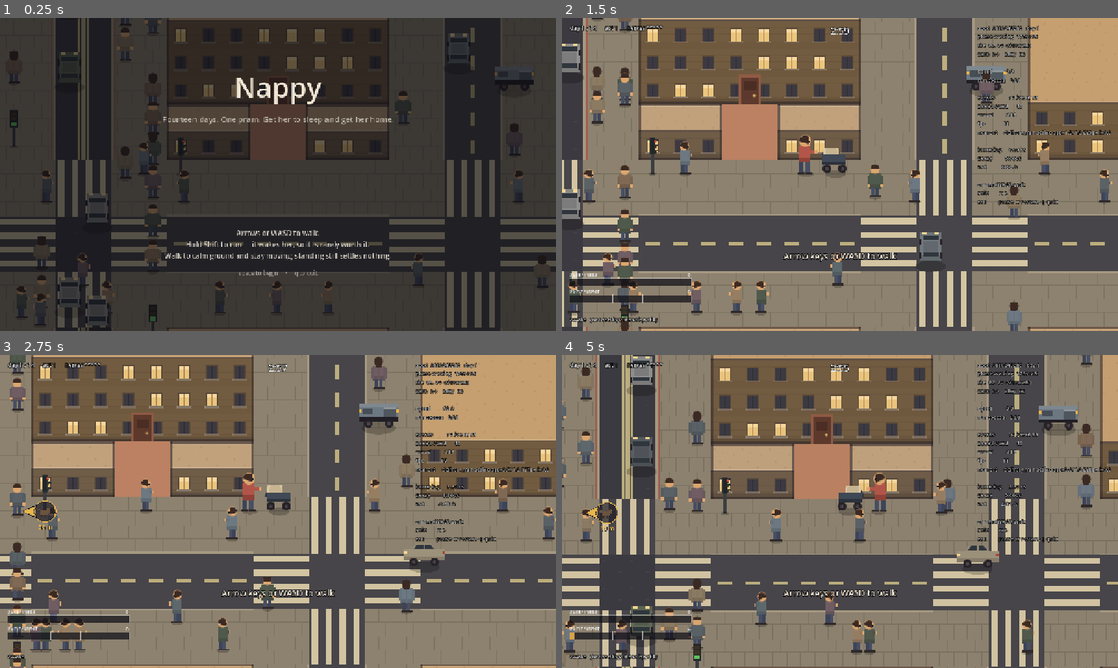
Above: before the commit, frames 1-4 (two rows, left to right).
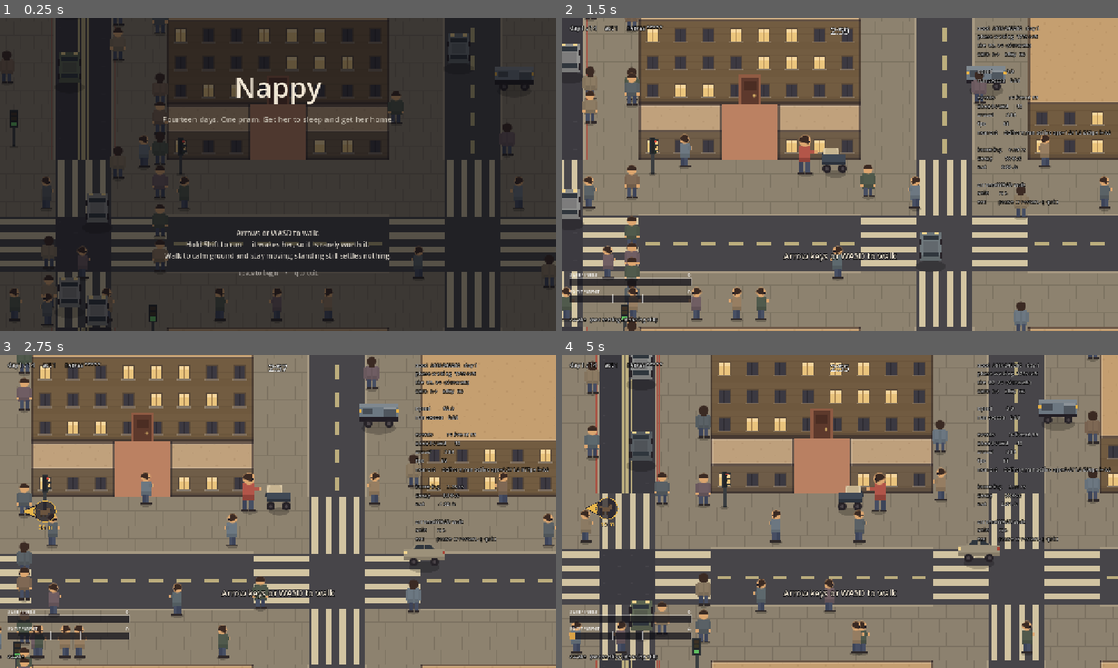
Above: after the commit, the same moments.

Repository: JosuaKrause/nappy
Game: Godot game, scene res://scenes/main.tscn
Same seed, same stepped clock (60 frames per second), same inputs: the game is played once before the commit and once after it.
Inputs (mouse positions are in pixels of both pictures, inside the frame that each line leads up to):
- Up to frame 1 (0.25 s): no input
- Up to frame 2 (1.5 s): tap Enter (ui_accept) at 0.5, 0.77 s; move the mouse to (962, 158) at 0.52 s; hold Right (move_right) 0.53-1.25 s; hold E (interact) 0.53-1.25 s; click (962, 158) at 0.67 s; drag from (728, 190) to (812, 237) at 1.27 s
- Up to frame 3 (2.75 s): move the mouse to (333, 442) at 2.02 s; hold Right (move_right) from 2.03 s (still down); hold P (snapshot) from 2.03 s (still down)
- Up to frame 4 (5 s): release Right (move_right) at 2.75 s; release P (snapshot) at 2.75 s; drag from (812, 574) to (673, 464) at 2.77 s; move the mouse to (1006, 558) at 3.52 s; hold Left (move_left) 3.53-4.25 s; tap Q at 3.6 s; tap Enter (ui_accept) at 3.77 s; drag from (673, 464) to (756, 433) at 4.27 s

The runs differ from the first frame. In frame 1, 3.2% of the frame differs, in the area x 0-100%, y 0-99%; in frame 2, 4.6%; in frame 3, 4.5%; in frame 4, 24%, in the area x 0-100%, y 0-100%.

Commit message:
M46: the careful line was four pixels wide, so widen the street
The item asked whether the cost of a contact or the frequency of one is wrong.
Measured over three seeds with the whole frame run -- the crowd stepped and the
player half of _physics_process, so _make_way is in it -- neither is, and the
question was pointing at the wrong axis.

One contact is 10.8 points, a tenth of the meter, and test_crowd already pins
the shape that has to keep: one survivable, four freeze it, ten lose the day.
The "22-34 points a second" in the trace is the instantaneous rate with the
field underneath it, not what a contact costs. And an ordinary street was never
the problem: every line across an ordinary footway is net recovery while
walking, 55-87 points of crowd over forty seconds against a decay that pays
back 140. Walking an ordinary pavement is free; standing on one is not, which
is EXCITEMENT_DECAY_IDLE and not the crowd.

So contacts are an arterial question, and there the careful line was four
pixels wide: a contact fires inside BUMP_RADIUS of a lane centre, the lanes sat
a tile apart, and 32 - 2*14 is 4. That is not a line a player aims at, it is one
she is occasionally on -- with 165 points of a hundred riding on it, since forty
seconds down an arterial lane centre costs 15.3 contacts and the midline costs
none. This is playtest 13's finding 1 headline, "the careful line is invisible",
arriving with a cause.

CrowdLanes.SIDEWALK_LANE_SPREAD pushes the two lanes of a footway 8px toward
its own edges: the clear line goes 4px to 20px and the lanes stay 8px inside
the pavement. Deliberately not done by shrinking BUMP_RADIUS, which the item
called the dishonest answer and is: that number is what makes a contact mean
walking into somebody, and buying the line there would make one require a
near-perfect overlap.

Two things came with it. The careless line stayed careless -- 13.7 to 15.3
contacts down a lane centre -- which it had to, because a crowd is only a
decision if walking down the middle of it still costs. And the field wants the
same line now: the midline is 24px from each walker rather than 16, which is
outside PEDESTRIAN_INNER_RADIUS instead of inside it, and the ambient cost of
an ordinary midline falls 74 to 56 per forty seconds. Before this, contacts and
noise priced the same choice in opposite directions and a player who found one
had found the other's punishment; that item is closed here too, by one change
rather than two.

The suite holds the band against PLAYER_BODY_RADIUS -- it has to be aimable,
not merely non-empty -- and holds the spread under half a tile, because
_pavement_band measures the footway from the tile centres and nothing else
would notice somebody walking in a shopfront. Checked by eye as well: the
pavement now reads as two files with a channel between them, which is what a
pavement looks like.

Co-Authored-By: Claude Opus 5 <noreply@anthropic.com>
Claude-Session: https://claude.ai/code/session_01PrfsLFcbng3aLnNsD5xsek

Diff:
--- a/src/autoload/tuning.gd
+++ b/src/autoload/tuning.gd
@@ -529,14 +529,18 @@
 ## intensity and the inner radius did not move; two tiles away is 0/s again, as it was. What is
 ## gone is the wide, cheap middle that used to be worth almost nothing and is now worth a lot.
 ##
-## **"Two tiles away" is true of one walker and unreachable on a footway.** *(M46, measured.)* A
-## footway is two tiles and its lanes are 32px apart, so the far side of one is 71px from the near
-## lane and off the kerb; and the midline — the only line with no head-on contact on it, since
-## `BUMP_RADIUS` is 14 against a 16px half-lane — is 16px from two lane centres and inside the
-## **full-intensity core** of both. So the ambient floor measures flat across a pavement (4.30
-## frontage / 4.96 midline / 4.76 kerb), the careful line for contacts is the careless one for
-## noise, and *how close to pass* is not yet the choice this comment says it is. See M46 in
-## `docs/TODO.md`.
+## **"Two tiles away" is true of one walker and was unreachable on a footway.** *(M46, measured
+## twice.)* A footway is two tiles, and while its lanes sat on their tile centres they were 32px
+## apart — so the midline, the only line with no head-on contact on it, was 16px from two lane
+## centres and inside the **full-intensity core** of both. The ambient floor measured flat across a
+## pavement (4.30 frontage / 4.96 midline / 4.76 kerb), the careful line for contacts was the
+## careless one for noise, and *how close to pass* was not the choice this comment claims.
+##
+## `CrowdLanes.SIDEWALK_LANE_SPREAD` is what made it one: the lanes are 48px apart now, so the
+## midline is **24px from each of them and outside `PEDESTRIAN_INNER_RADIUS`** rather than inside
+## it. Measured over the same walk, the field at an ordinary midline fell 74 → 56 points per forty
+## seconds. That is the one change to make if this ever stops being true again — the intensity and
+## the radii are pinned by the arterial floor and the shoulder, and the geometry is not.
 const PEDESTRIAN_INTENSITY := 4.2
 const PEDESTRIAN_INNER_RADIUS := 22.0
 const PEDESTRIAN_OUTER_RADIUS := 55.0
@@ -582,11 +586,19 @@
 ## Centre-to-centre distance at which the player and a pedestrian are touching.
 ##
 ## It has to be **under half a lane spacing**, and that is the whole of why it is 14 rather
-## than a body's width. Pedestrian lanes are one tile apart, so the only line with no contact
-## on it is the midline between two of them; at 18 there was no such line anywhere on a
-## two-tile pavement and walking the arterial cost eleven bumps in forty seconds however
-## carefully it was done. At 14, holding that line takes the same walk down to two — which
-## turns the crowd from a toll into the thing playtest 02 finding 3 asked for.
+## than a body's width. The only line with no contact on it is the midline between two lanes; at 18
+## there was no such line anywhere on a two-tile pavement and walking the arterial cost eleven
+## bumps in forty seconds however carefully it was done. At 14, holding that line takes the same
+## walk down to two — which turns the crowd from a toll into the thing playtest 02 finding 3 asked
+## for.
+##
+## **What M19 did not check is how *wide* that line is, and until M46 it was four pixels.** The
+## lanes were a tile apart, so the clear line was `32 - 2 × 14` — something a player is
+## occasionally on rather than something she can aim at, while forty seconds down an arterial lane
+## centre cost 15.3 contacts against the midline's none. The fix is deliberately **not** here:
+## `CrowdLanes.SIDEWALK_LANE_SPREAD` moves the lanes apart instead, because this number is what
+## makes a contact mean *walking into somebody* and buying the line by shrinking it would make one
+## require a near-perfect overlap. See M46 in `docs/TODO.md`.
 const BUMP_RADIUS := 14.0
 
 ## How far apart a contact is pushed, and how far apart it has to get before it counts as over.
--- a/src/crowd/crowd_agent.gd
+++ b/src/crowd/crowd_agent.gd
@@ -519,9 +519,19 @@
 		_direction = 1.0 if _rng.randf() < 0.5 else -1.0
 		_speed = _rng.randf_range(Tuning.PEDESTRIAN_SPEED.x, Tuning.PEDESTRIAN_SPEED.y)
 	_cruise = _speed
-	_lane_centre = CrowdLanes.lane_centre(_corridor, _lane)
+	_lane_centre = _lane_centre_here()
 	_junction = -1
 	_forget_the_detour()
+
+## Where this agent travels in its lane. A car sits on the tile centre; a walker is pushed toward
+## the outer edge of its own footway, which is what leaves a gap between the two lanes of a
+## pavement worth aiming at. See `CrowdLanes.SIDEWALK_LANE_SPREAD`.
+func _lane_centre_here() -> float:
+	if kind == Kind.CAR:
+		return CrowdLanes.lane_centre(_corridor, _lane)
+	return CrowdLanes.walker_lane_centre(_corridor, _lane,
+			CrowdLanes.walkable_offsets(_map, _vertical, _corridor,
+			floori(_along() / float(Tuning.TILE_SIZE))))
 
 ## Which way a car drives, weighted by the traffic each axis is carrying **inside the field**.
 ##
@@ -702,7 +712,7 @@
 	_vertical = not _vertical
 	_corridor = crossing
 	_lane = CrowdLanes.nearest_sidewalk(_corridor, _cross())
-	_lane_centre = CrowdLanes.lane_centre(_corridor, _lane)
+	_lane_centre = _lane_centre_here()
 	_direction = turning
 	_forget_the_detour()
 	# It is now travelling through the corridor it just came down, so that is the junction
@@ -770,7 +780,7 @@
 		_lane = CrowdLanes.road_lane(_vertical, turning)
 	else:
 		_lane = CrowdLanes.nearest_sidewalk(_corridor, _cross())
-	_lane_centre = CrowdLanes.lane_centre(_corridor, _lane)
+	_lane_centre = _lane_centre_here()
 	_forget_the_detour()
 	_junction = kept
 	_claim_the_road_here()
--- a/src/crowd/crowd_lanes.gd
+++ b/src/crowd/crowd_lanes.gd
@@ -18,6 +18,26 @@
 ## one on the midline) are what the pavement is balanced on, and they assume a walker may be
 ## coming the other way in any lane.
 const SIDEWALK_OFFSETS: Array[int] = [0, 1, 4, 5]
+
+## How far each footway lane is pushed away from the middle of its own footway, in px.
+##
+## **The careful line has to be wide enough to aim at.** *(M46, playtest 13 finding 1.)* A contact
+## fires inside `BUMP_RADIUS` of a lane centre, so the line with no contact on it is
+## `TILE_SIZE - 2 * BUMP_RADIUS` wide — and at tile centres that is **four pixels**. M19 built the
+## crowd on "careless is expensive and careful is free" and the careful half was a line nobody
+## could aim at, only occasionally be on: measured over three seeds, forty seconds down an
+## arterial lane centre costs 13.7 contacts and the midline costs 0.0, which is 148 points of a
+## 100 meter riding on four pixels.
+##
+## Pushing the two lanes of a footway apart widens that line without touching `BUMP_RADIUS`, which
+## is the honest direction: the body stays the size it is drawn and the *street* is what changes.
+## At 8 the clear line is 20px — she aims at the middle of the pavement and gets it — and the
+## lanes sit 8px inside the footway's own edges, so nobody walks in a wall or off a kerb.
+##
+## It is deliberately **not** applied in a precinct: `PRECINCT_OFFSETS` is six lanes across a
+## street with no carriageway in it, so there are no footways to have a middle, and the pairs the
+## spread would make are arbitrary. `walker_lane_centre` takes the lane list for that reason.
+const SIDEWALK_LANE_SPREAD := 8.0
 ## And the same for a precinct, which has no carriageway between its two footways: every tile
 ## across it is somewhere a person may be. *(Playtest 12, finding 1: "people seem to not go in the
 ## middle.")* They were right and it was not a steering bug — the middle two offsets are the
@@ -60,8 +80,25 @@
 	return axis_blocks + 1
 
 ## World coordinate of the centre of the lane at `offset` in corridor `index`.
+##
+## The tile centre, which is where a **car** drives and where a footway's own edges are measured
+## from. A walker stands `SIDEWALK_LANE_SPREAD` off it — see `walker_lane_centre`, and note that
+## `CrowdAgent._pavement_band` deliberately keeps using this one, because the band is the extent
+## of the pavement rather than the extent of the lanes on it.
 static func lane_centre(index: int, offset: int) -> float:
 	return (index * CityMap.period() + offset + 0.5) * Tuning.TILE_SIZE
+
+## Where a walker in that lane actually walks: the tile centre, pushed toward the near edge of its
+## own footway so the two lanes of a pavement leave a gap between them worth aiming at.
+##
+## `offsets` is the lane list the walker was chosen from, so a precinct — which has six lanes and
+## no footways — is left alone. Offsets 0 and 4 are the outer lane of their footway and 1 and 5 the
+## inner one, which is what the parity test reads.
+static func walker_lane_centre(index: int, offset: int, offsets: Array[int]) -> float:
+	var centre := lane_centre(index, offset)
+	if offsets.size() != SIDEWALK_OFFSETS.size():
+		return centre
+	return centre + (SIDEWALK_LANE_SPREAD if offset % 2 == 1 else -SIDEWALK_LANE_SPREAD)
 
 ## Corridor index a world coordinate falls in, or -1 when it is inside a block.
 static func corridor_at(world_coordinate: float) -> int:
--- a/tests/test_crowd.gd
+++ b/tests/test_crowd.gd
@@ -414,9 +414,28 @@
 	# line anywhere on a two-tile pavement: walking the arterial cost eleven bumps in forty
 	# seconds however carefully it was done. Under half a lane spacing there is one, and
 	# holding it takes the same forty seconds down to two.
-	t.check(Tuning.BUMP_RADIUS < Tuning.TILE_SIZE * 0.5,
+	var spacing := float(Tuning.TILE_SIZE) + CrowdLanes.SIDEWALK_LANE_SPREAD * 2.0
+	t.check(Tuning.BUMP_RADIUS < spacing * 0.5,
 			"there is a line between two pavement lanes with no contact on it (%.0f < %.0f)"
-			% [Tuning.BUMP_RADIUS, Tuning.TILE_SIZE * 0.5])
+			% [Tuning.BUMP_RADIUS, spacing * 0.5])
+	# **And it has to be wide enough to aim at.** *(M46, playtest 13 finding 1.)* The line is
+	# `spacing - 2 * BUMP_RADIUS` across, and while the lanes sat on their tile centres that was
+	# **four pixels** — something a player is occasionally on rather than something she can
+	# choose — with 165 points of a hundred riding on it: measured over three seeds, forty seconds
+	# down an arterial lane centre costs 15.3 contacts and the midline costs none.
+	# `CrowdLanes.SIDEWALK_LANE_SPREAD` widens the *street* instead of narrowing the body, which is
+	# the half of this that must not be traded away — `BUMP_RADIUS` is what makes a contact mean
+	# walking into somebody.
+	var clear_line := spacing - Tuning.BUMP_RADIUS * 2.0
+	t.check(clear_line >= Tuning.PLAYER_BODY_RADIUS,
+			"and it is wide enough to aim at rather than to land on (%.0fpx against a %.0fpx pram)"
+			% [clear_line, Tuning.PLAYER_BODY_RADIUS])
+	# The lanes it makes still have to be on the pavement. `CrowdAgent._pavement_band` measures the
+	# footway from the **tile** centres rather than from the lanes, so a spread of half a tile would
+	# put somebody in a shopfront or off a kerb and nothing else in the suite would object.
+	t.check(CrowdLanes.SIDEWALK_LANE_SPREAD < float(Tuning.TILE_SIZE) * 0.5,
+			"a spread lane is still on the footway (%.0f of a %d tile)"
+			% [CrowdLanes.SIDEWALK_LANE_SPREAD, Tuning.TILE_SIZE])
 
 ## The contact resolves as a *position*, so two bodies can never end up inside each other
 ## however fast she is going, and the person she walked into is the thing that gets loud —
Not shown, changed: CLAUDE.md
Not shown, changed: docs/HANDOFF.md
Not shown, changed: docs/TODO.md
